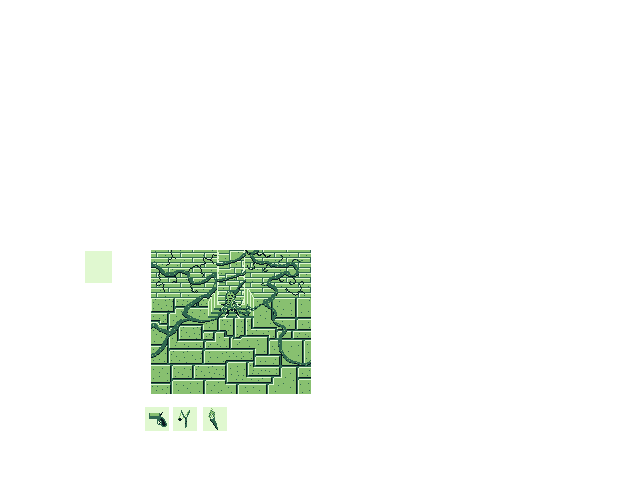
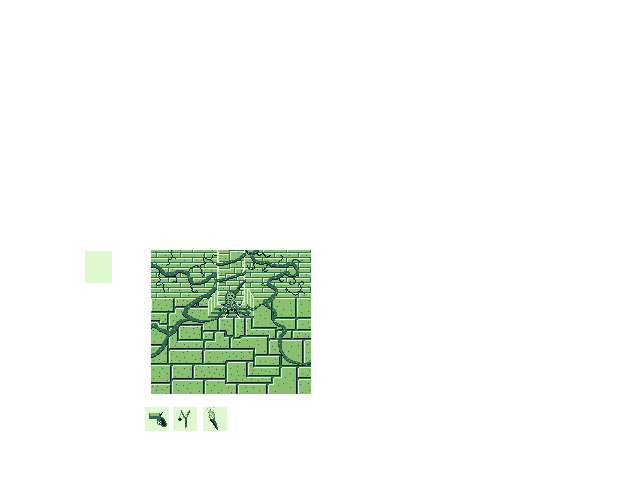
Layer changes from the first 640 x 480 image to the second:
painted on "Background" over [206, 407, 216, 426]
